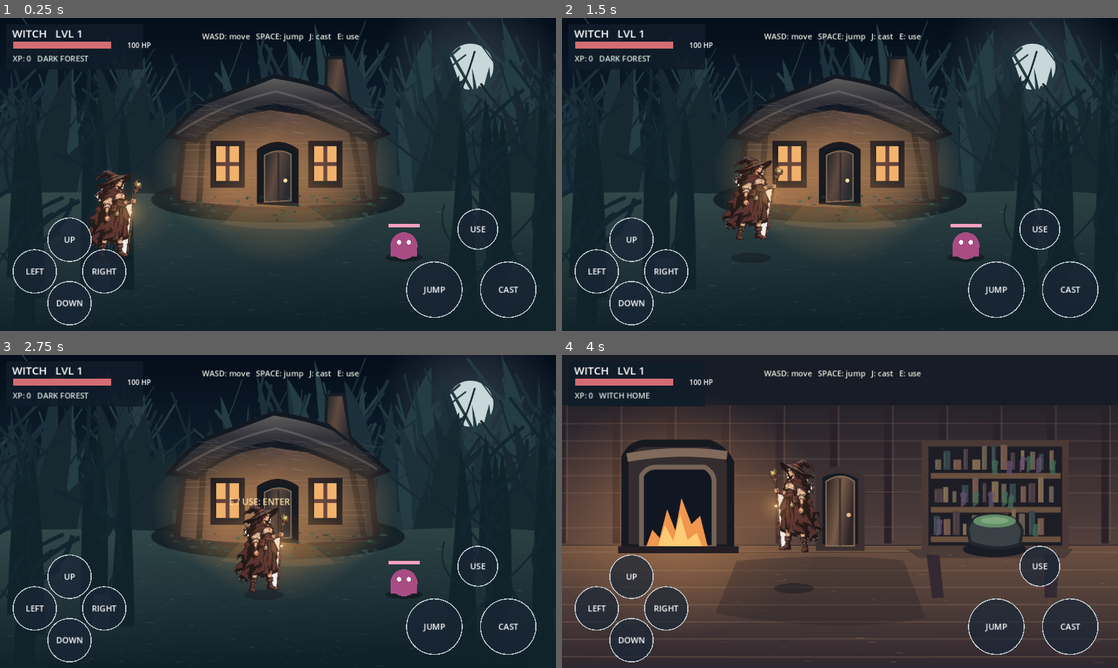
Above: before the commit, frames 1-4 (two rows, left to right).
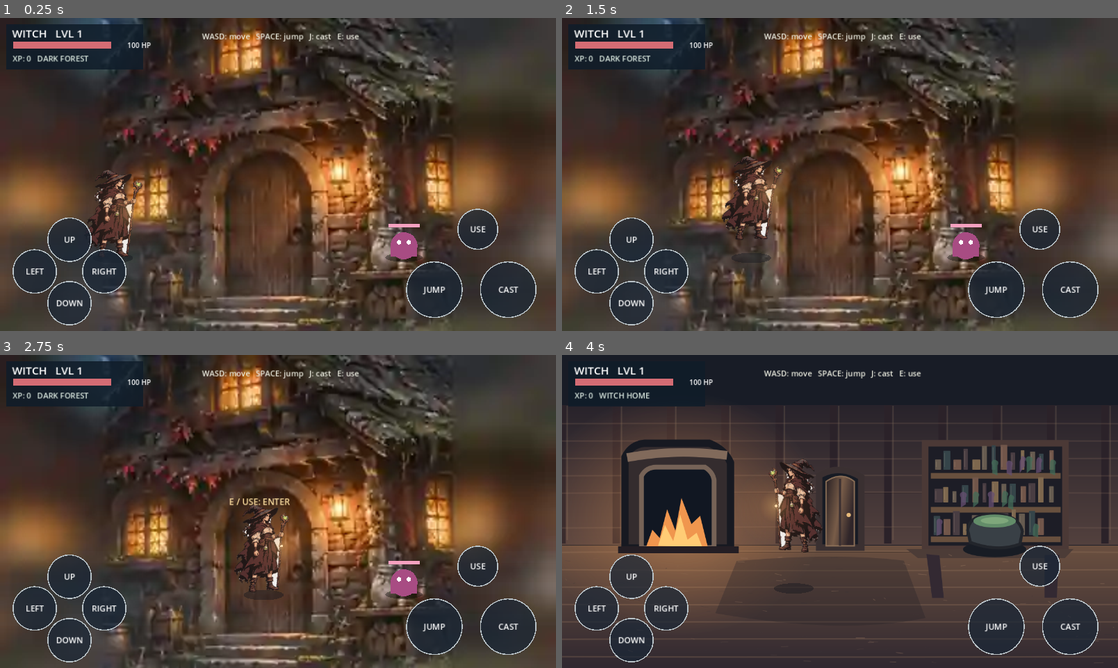
Above: after the commit, the same moments.

Repository: ZakharMig/Witch-game
Game: Godot game, scene res://main.tscn
Same seed, same stepped clock (60 frames per second), same inputs: the game is played once before the commit and once after it.
Inputs (mouse positions are in pixels of both pictures, inside the frame that each line leads up to):
- Up to frame 1 (0.25 s): no input
- Up to frame 2 (1.5 s): move the mouse to (962, 158) at 0.52 s; hold D 0.53-1.25 s; hold E 0.53-1.25 s; click (962, 158) at 0.67 s; tap Space at 0.77 s; drag from (728, 190) to (812, 237) at 1.27 s
- Up to frame 3 (2.75 s): move the mouse to (333, 442) at 2.02 s; hold D from 2.03 s (still down); hold E from 2.03 s (still down)
- Up to frame 4 (4 s): release D at 2.75 s; release E at 2.75 s; drag from (812, 574) to (673, 464) at 2.77 s; move the mouse to (1006, 558) at 3.52 s; hold A from 3.53 s (still down); hold E from 3.53 s (still down); tap Space at 3.77 s

The runs differ from the first frame. In frame 1, 78% of the frame differs, in the area x 0-100%, y 0-100%; in frame 2, 78%; in frame 3, 78%; in frame 4, nothing differs.

Commit message:
Witch Game 0.5: raster-painted cottage backdrop and drifting forest mist

Diff:
--- a/game.gd
+++ b/game.gd
@@ -1,6 +1,6 @@
 extends Node2D
 
-# Witch Game v0.4 — illustrated forest and witch cottage (Godot 4 / Xogot).
+# Witch Game v0.5 — illustrated forest and witch cottage (Godot 4 / Xogot).
 # The witch sprite is original SVG vector artwork and can later be swapped
 # for hand-drawn frame animations.
 const VIEW_W := 1280.0
@@ -15,7 +15,7 @@
 const CAST_SPEED := 680.0
 const CAST_RANGE_Y := 48.0
 const WITCH_TEXTURE: Texture2D = preload("res://art/witch.png")
-const FOREST_ART: Texture2D = preload("res://art/forest_v04.svg")
+const FOREST_ART: Texture2D = preload("res://art/forest_painted_v05.webp")
 const INTERIOR_ART: Texture2D = preload("res://art/interior_v04.svg")
 const STAFF_GLOW: Texture2D = preload("res://art/staff_glow.svg")
 
@@ -260,6 +260,10 @@
 # Gameplay, collision/depth and door interactions remain in this script.
 func _draw_forest() -> void:
     draw_texture_rect(FOREST_ART, Rect2(0.0, 0.0, VIEW_W, VIEW_H), false)
+    # Gentle animated cool haze in the playable foreground.
+    for k in range(3):
+        var drift := sin(elapsed * (0.24 + float(k) * 0.11) + float(k) * 1.5) * 25.0
+        draw_rect(Rect2(drift - 30.0, 452.0 + float(k) * 72.0, VIEW_W + 60.0, 26.0), Color(0.42, 0.63, 0.69, 0.025))
 
 func _draw_interior() -> void:
     draw_texture_rect(INTERIOR_ART, Rect2(0.0, 0.0, VIEW_W, VIEW_H), false)
Binary file added: art/forest_painted_v05.webp
